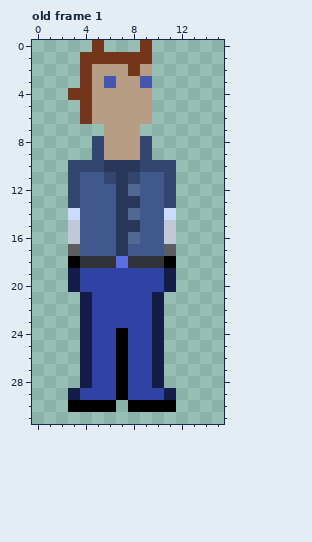
One commit to this pixel-art file: assets/sprites/Dave.ase. Above: the version before the commit.
16x32 pixels, 13 frames. Shown: old frame 1. The commit also changed other frames, which this record leaves out.
After the commit:
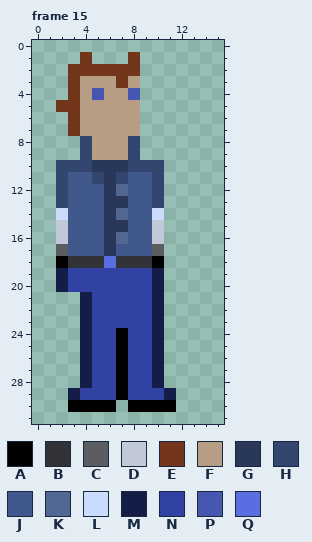
Palette (. is transparent): A #000000  B #323339  C #5c5d61  D #c1c8d7  E #73361a  F #b79d84  G #29385a  H #33466f  J #40588c  K #536793  L #cbdbfc  M #141c48  N #3142a5  P #4756b0  Q #5b6ee1
A new or re-ordered frame is compared with the old frame closest to it.
The edit:
frames 13 -> 25
--- frame 15 is new; against old frame 1
@@ x 0..15 @@
- 0 .....E...E......
- 1 ....EEEEEE......
- 2 ....EFFFEF......
- 3 ....EFPFFP......
- 4 ...EEFFFFF......
- 5 ....EFFFFF......
- 6 ....EFFFFF......
- 7 ......FFF.......
- 8 .....HFFFH......
- 9 .....HFFFH......
-10 ...HHHGGGHHH....
-11 ...HJJHGHJJH....
-12 ...HJJJGKJJH....
-13 ...HJJJGGJJH....
-14 ...LJJJGKJJL....
-15 ...DJJJGGJJD....
-16 ...DJJJGKJJD....
-17 ...CJJJGJJJC....
-18 ...ABBBQBBBA....
-19 ...MNNNNNNNM....
-20 ...MNNNNNNNM....
+ 0 ................
+ 1 ....E...E.......
+ 2 ...EEEEEE.......
+ 3 ...EFFFEF.......
+ 4 ...EFPFFP.......
+ 5 ..EEFFFFF.......
+ 6 ...EFFFFF.......
+ 7 ...EFFFFF.......
+ 8 ....HFFFH.......
+ 9 ....HFFFH.......
+10 ..HHHGGGHHH.....
+11 ..HJJHGHJJH.....
+12 ..HJJJGKJJH.....
+13 ..HJJJGGJJH.....
+14 ..LJJJGKJJL.....
+15 ..DJJJGGJJD.....
+16 ..DJJJGKJJD.....
+17 ..CJJJGJJJC.....
+18 ..ABBBQBBBA.....
+19 ..MNNNNNNNM.....
+20 ..MNNNNNNNM.....
 21 ....MNNNNNM.....
Changed places in both pictures, as pixel boxes (x1, y1, x2, y2):
changed: (56, 40, 176, 292)
